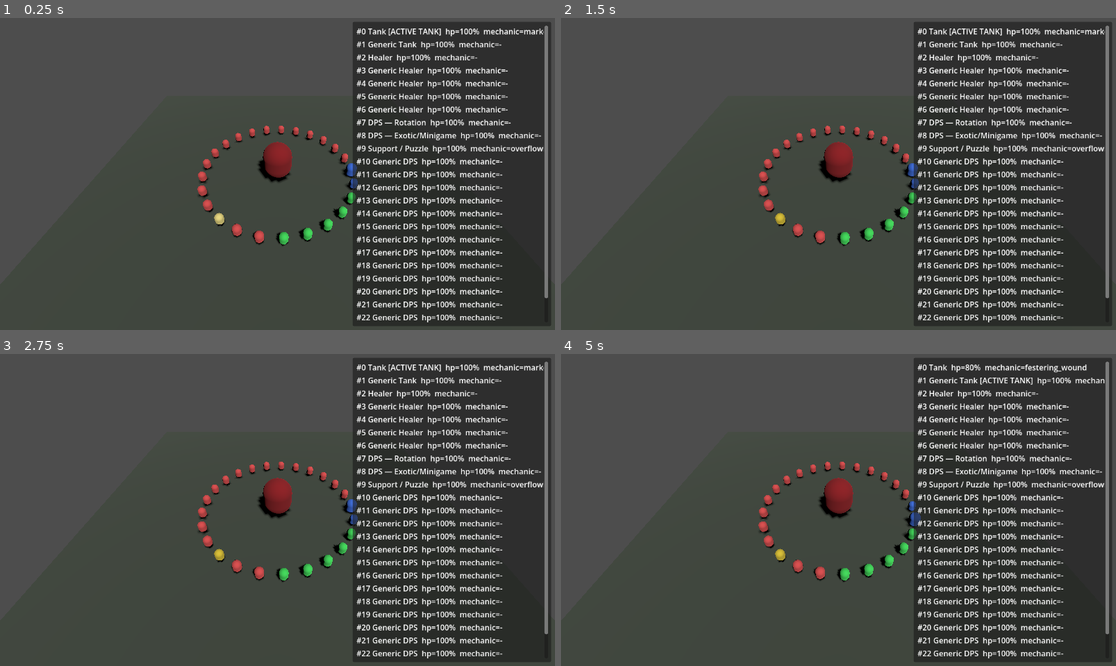
Above: before the commit, frames 1-4 (two rows, left to right).
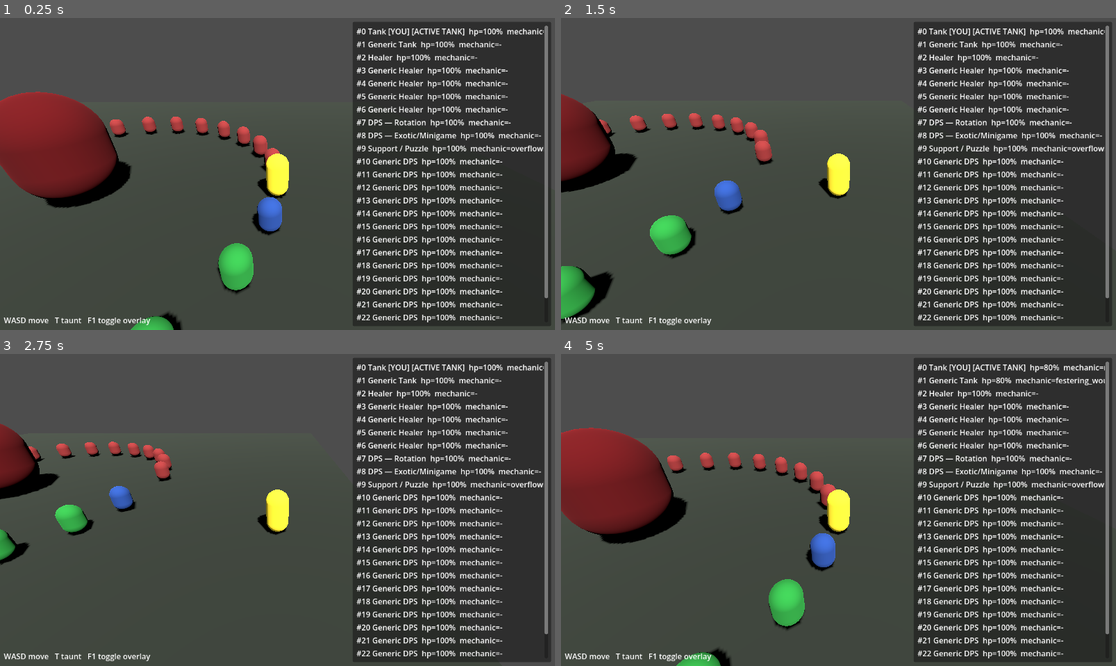
Above: after the commit, the same moments.

Repository: xleetsuperhax/raid_simulator
Game: Godot game, scene res://scenes/main.tscn
The game is run twice, just before and just after one commit, with the same random seed, the same clock (stepped at 60 frames per second) and the same inputs.
Inputs:
- Up to frame 1 (0.25 s): no input
- Up to frame 2 (1.5 s): tap Enter at 0.5 s; hold D 0.53-1.28 s; hold T 0.53-1.28 s; hold S from 1.28 s (still down); tap T at 1.35 s
- Up to frame 3 (2.75 s): release S at 2.03 s; hold D from 2.03 s (still down); hold T from 2.03 s (still down)
- Up to frame 4 (5 s): release D at 2.78 s; release T at 2.78 s; hold W 2.78-3.53 s; tap T at 2.85, 4.35 s; hold T 3.53-4.28 s; hold A from 3.53 s (still down)

The runs differ from the first frame. In frame 1, 12% of the frame differs, in the area x 0-98%, y 3-100%; in frame 2, 8.7%; in frame 3, 6.0%; in frame 4, 12%.

Commit message:
Make the Tank seat playable
Player controls: WASD move, T taunt (godot-project/scripts/player/).
The interesting part isn't the movement, it's that taunting now
genuinely decides the outcome — EncounterRuntime gains player_taunt()
and StackingSwapResolver stops auto-resolving marked_for_ruin's swap
once the off-tank is player-controlled (SeatState.is_player, set via
a new optional player_kit_id param on EncounterRuntime.setup()).
Reaching the stack threshold without the player acting is a genuine
mechanic failure now, not a scripted-certain AI success (design doc
§4's "player can wipe the raid through bad play," made real for the
first mechanic).

Verified headlessly with a focused scenario script (not committed):
never taunting fails repeatedly starting at the first threshold after
becoming off-tank; taunting once clears failures until the next swap
comes due. The existing headless dry-run (no player_kit_id passed)
is byte-for-byte unaffected — 202 decisions, 0 failures, unchanged.

Also: ArenaView now excludes the player's own seat from the static
ring (they get a real moved CharacterBody3D instead, starting at that
same ring slot), and the overlay marks the player's seat [YOU].

Co-Authored-By: Claude Sonnet 5 <noreply@anthropic.com>

Diff:
--- a/godot-project/project.godot
+++ b/godot-project/project.godot
@@ -8,12 +8,12 @@
 
 config_version=5
 
+[animation]
+
+compatibility/default_parent_skeleton_in_mesh_instance_3d=true
+
 [application]
 
 config/name="Raid Simulator"
 run/main_scene="res://scenes/main.tscn"
-config/features=PackedStringArray("4.3", "Forward Plus")
-
-[rendering]
-
-renderer/rendering_method="forward_plus"
+config/features=PackedStringArray("4.7", "Forward Plus")
--- a/godot-project/scenes/main.tscn
+++ b/godot-project/scenes/main.tscn
@@ -9,6 +9,9 @@
 
 [sub_resource type="StandardMaterial3D" id="StandardMaterial3D_ground"]
 albedo_color = Color(0.25, 0.28, 0.24, 1)
+
+[sub_resource type="BoxShape3D" id="BoxShape3D_ground"]
+size = Vector3(40, 0.2, 40)
 
 [sub_resource type="CapsuleMesh" id="CapsuleMesh_boss"]
 radius = 1.5
@@ -34,6 +37,12 @@
 mesh = SubResource("PlaneMesh_ground")
 surface_material_override/0 = SubResource("StandardMaterial3D_ground")
 
+[node name="GroundBody" type="StaticBody3D" parent="."]
+
+[node name="CollisionShape3D" type="CollisionShape3D" parent="GroundBody"]
+position = Vector3(0, -0.1, 0)
+shape = SubResource("BoxShape3D_ground")
+
 [node name="BossMarker" type="MeshInstance3D" parent="."]
 position = Vector3(0, 2, 0)
 mesh = SubResource("CapsuleMesh_boss")
@@ -45,3 +54,12 @@
 [node name="UI" type="CanvasLayer" parent="."]
 
 [node name="AgentOverlay" parent="UI" instance=ExtResource("2")]
+
+[node name="ControlsHint" type="Label" parent="UI"]
+anchor_top = 1.0
+anchor_bottom = 1.0
+offset_left = 8.0
+offset_top = -32.0
+offset_right = 300.0
+offset_bottom = -8.0
+text = "WASD move   T taunt   F1 toggle overlay"
--- /dev/null
+++ b/godot-project/scenes/player/player_character.tscn
@@ -0,0 +1,35 @@
+[gd_scene load_steps=5 format=3]
+
+[ext_resource type="Script" path="res://scripts/player/player_controller.gd" id="1"]
+
+[sub_resource type="CapsuleMesh" id="CapsuleMesh_player"]
+radius = 0.45
+height = 1.8
+
+[sub_resource type="StandardMaterial3D" id="StandardMaterial3D_player"]
+albedo_color = Color(0.95, 0.85, 0.2, 1)
+emission_enabled = true
+emission = Color(0.95, 0.85, 0.2, 1)
+emission_energy_multiplier = 0.5
+
+[sub_resource type="CapsuleShape3D" id="CapsuleShape3D_player"]
+radius = 0.45
+height = 1.8
+
+[node name="PlayerCharacter" type="CharacterBody3D"]
+script = ExtResource("1")
+
+[node name="Mesh" type="MeshInstance3D" parent="."]
+transform = Transform3D(1, 0, 0, 0, 1, 0, 0, 0, 1, 0, 0.9, 0)
+mesh = SubResource("CapsuleMesh_player")
+material_override = SubResource("StandardMaterial3D_player")
+
+[node name="CollisionShape3D" type="CollisionShape3D" parent="."]
+transform = Transform3D(1, 0, 0, 0, 1, 0, 0, 0, 1, 0, 0.9, 0)
+shape = SubResource("CapsuleShape3D_player")
+
+[node name="CameraPivot" type="Node3D" parent="."]
+
+[node name="Camera3D" type="Camera3D" parent="CameraPivot"]
+position = Vector3(0, 5, 7)
+rotation_degrees = Vector3(-30, 0, 0)
--- a/godot-project/scripts/main.gd
+++ b/godot-project/scripts/main.gd
@@ -1,22 +1,30 @@
 extends Node3D
 
 ## Minimal placeholder scene: runs boss-01's encounter runtime in real time,
-## purely so the arena view and agent overlay (F1) have something live to
-## display. No gameplay/kits/player input here yet — that's future scope.
+## with the player occupying the Tank seat. No kit selection UI yet — Tank is
+## hardcoded here as the only playable seat so far (DPS-Exotic next).
+
+const PlayerCharacterScene := preload("res://scenes/player/player_character.tscn")
 
 var runtime: EncounterRuntime
 
 func _ready() -> void:
 	var encounter: EncounterDefinition = load("res://resources/encounters/boss_01/boss_01.tres")
 	runtime = EncounterRuntime.new()
-	runtime.setup(encounter, "normal", 0)
+	runtime.setup(encounter, "normal", 0, "tank")
 
 	var overlay = $UI/AgentOverlay
 	overlay.bind(runtime)
 	overlay.visible = true
 
 	var arena: ArenaView = $ArenaView
-	arena.build(runtime)
+	arena.build(runtime, runtime.player_seat_index)
+
+	if runtime.player_seat_index >= 0:
+		var player: PlayerController = PlayerCharacterScene.instantiate()
+		add_child(player)
+		player.position = ArenaView.ring_position(runtime.player_seat_index, runtime.seats.size())
+		player.bind(runtime, runtime.player_seat_index)
 
 func _process(delta: float) -> void:
 	if runtime != null and not runtime.is_finished():
--- /dev/null
+++ b/godot-project/scripts/player/player_controller.gd
@@ -0,0 +1,47 @@
+class_name PlayerController
+extends CharacterBody3D
+
+## Tank v1 controls: WASD moves in world space (no camera-relative rotation —
+## the camera stays at a fixed offset behind the character, so world-space
+## and "forward" line up), T taunts. Raw key polling rather than an input
+## action map, matching the pattern already used for the overlay's F1 toggle.
+
+const MOVE_SPEED := 5.0
+const GRAVITY := 20.0
+
+var runtime = null  # EncounterRuntime; untyped to avoid a script cross-reference
+var seat_index: int = -1
+var _taunt_was_down := false
+
+@onready var camera: Camera3D = $CameraPivot/Camera3D
+
+func bind(rt, p_seat_index: int) -> void:
+	runtime = rt
+	seat_index = p_seat_index
+	camera.current = true
+
+func _physics_process(delta: float) -> void:
+	var input_dir := Vector3.ZERO
+	if Input.is_physical_key_pressed(KEY_W):
+		input_dir.z -= 1.0
+	if Input.is_physical_key_pressed(KEY_S):
+		input_dir.z += 1.0
+	if Input.is_physical_key_pressed(KEY_A):
+		input_dir.x -= 1.0
+	if Input.is_physical_key_pressed(KEY_D):
+		input_dir.x += 1.0
+	if input_dir.length() > 0.001:
+		input_dir = input_dir.normalized()
+
+	velocity.x = input_dir.x * MOVE_SPEED
+	velocity.z = input_dir.z * MOVE_SPEED
+	if is_on_floor():
+		velocity.y = 0.0
+	else:
+		velocity.y -= GRAVITY * delta
+	move_and_slide()
+
+	var taunt_down := Input.is_physical_key_pressed(KEY_T)
+	if taunt_down and not _taunt_was_down and runtime != null:
+		runtime.player_taunt(seat_index)
+	_taunt_was_down = taunt_down
--- a/godot-project/scripts/runtime/encounter_runtime.gd
+++ b/godot-project/scripts/runtime/encounter_runtime.gd
@@ -16,8 +16,14 @@
 var decision_log: DecisionLog
 var rng: RandomNumberGenerator
 var time: float = 0.0
-
-func setup(p_encounter: EncounterDefinition, tier_id: String = "", seed: int = 0) -> void:
+var player_seat_index: int = -1  # -1 means no seat is player-controlled (e.g. the headless dry-run)
+
+## player_kit_id, if non-empty, marks the seat holding that kit as player-
+## controlled (SeatState.is_player = true) instead of AI. Resolvers branch on
+## this — see StackingSwapResolver — everything else about that seat is
+## identical to an AI seat. Omitted entirely by the headless dry-run, so its
+## all-AI regression behavior is unchanged.
+func setup(p_encounter: EncounterDefinition, tier_id: String = "", seed: int = 0, player_kit_id: String = "") -> void:
 	encounter = p_encounter
 	rng = RandomNumberGenerator.new()
 	rng.seed = seed
@@ -26,10 +32,18 @@
 	last_instance = {}
 	timers = {}
 	time = 0.0
+	player_seat_index = -1
 
 	mechanics = _apply_tier(encounter, tier_id)
 	resolvers = _build_resolvers()
 	_build_seats()
+
+	if player_kit_id != "":
+		for seat in seats:
+			if seat.kit != null and seat.kit.id == player_kit_id:
+				seat.is_player = true
+				player_seat_index = seat.index
+				break
 
 	for m in mechanics:
 		if m.trigger.type != GameEnums.TriggerType.ON_MECHANIC_EVENT:
@@ -73,7 +87,57 @@
 	else:
 		failures.append({"time": time, "mechanic_id": mechanic.id, "consequence": mechanic.failure_consequence})
 		decision_log.log(time, -1, mechanic.id, "resolution_failed", "failed:%s" % mechanic.failure_consequence)
+		_apply_failure_effect(instance)
 	return ok
+
+## Called by the player's controller when they press Taunt. Only meaningful
+## for a player-controlled off-tank — StackingSwapResolver stops auto-resolving
+## the swap once the eligible off-tank is a player seat, so this is the only
+## way that swap happens; not taking it before the stack threshold is a
+## genuine failure (tank_lethal_spike), same as an AI off-tank failing to
+## exist would be.
+func player_taunt(seat_index: int) -> bool:
+	if seat_index < 0 or seat_index >= seats.size():
+		return false
+	var mechanic: MechanicDefinition = _find_mechanic_by_resolver_id("stacking_swap")
+	if mechanic == null:
+		return false
+	var seat: SeatState = seats[seat_index]
+	if seat.role_category != GameEnums.RoleCategory.TANK or seat.active_tank:
+		return false
+	var current_active: SeatState = get_active_tank()
+	if current_active == null:
+		return false
+
+	var stacks_at_swap: int = int(current_active.stacks.get(mechanic.id, 0))
+	current_active.active_tank = false
+	current_active.stacks[mechanic.id] = 0
+	seat.active_tank = true
+	seat.current_mechanic_id = mechanic.id
+
+	var instance := MechanicInstance.new(mechanic, time)
+	instance.data["outgoing_tank_seat_index"] = current_active.index
+	instance.data["stacks_at_swap"] = stacks_at_swap
+	last_instance[mechanic.id] = instance
+
+	decision_log.log(time, seat.index, mechanic.id, "player_taunt_swap", "resolved")
+	_fire_event(mechanic.id, "resolved")
+	return true
+
+func _find_mechanic_by_resolver_id(resolver_id: String) -> MechanicDefinition:
+	for m in mechanics:
+		if m.resolver_id == resolver_id:
+			return m
+	return null
+
+## No real damage model yet (no kits implemented) — a failed mechanic just
+## zeroes the affected seat's hp_fraction as a visible stand-in for "this went
+## badly," so failing to act is never silently invisible. See boss-01.md §6.
+func _apply_failure_effect(instance: MechanicInstance) -> void:
+	var seat_idx = instance.data.get("hit_seat_index", instance.data.get("target_seat_index", -1))
+	if seat_idx == null or int(seat_idx) < 0:
+		return
+	seats[int(seat_idx)].hp_fraction = 0.0
 
 func select_responders(responder: ResponderDefinition) -> Array:
 	var pool: Array = []
--- a/godot-project/scripts/runtime/resolvers/stacking_swap_resolver.gd
+++ b/godot-project/scripts/runtime/resolvers/stacking_swap_resolver.gd
@@ -2,8 +2,12 @@
 extends MechanicResolver
 
 ## resolver_id "stacking_swap" — e.g. marked_for_ruin. Stacks build on the
-## current active-role responder (the active tank); the AI off-responder
-## swaps in one hit before the stack threshold would be reached.
+## current active-role responder (the active tank); the off-responder swaps
+## in one hit before the stack threshold would be reached. If the off-tank is
+## player-controlled, this resolver does NOT auto-swap them — it only checks
+## whether EncounterRuntime.player_taunt() already happened. Design doc §4:
+## AI-controlled responders always resolve correctly; player-controlled ones
+## depend on real input.
 
 func on_trigger(mechanic: MechanicDefinition, runtime) -> MechanicInstance:
 	var instance := MechanicInstance.new(mechanic, runtime.time)
@@ -43,6 +47,13 @@
 		instance.data["chain_event"] = false
 		return false
 
+	if off_tank.is_player:
+		# Nothing to auto-resolve — the player must call player_taunt()
+		# themselves. Not doing so before the next hit is a real failure,
+		# handled by the `stacks >= threshold` branch above on that hit.
+		instance.data["chain_event"] = false
+		return true
+
 	instance.data["outgoing_tank_seat_index"] = active_tank.index
 	instance.data["stacks_at_swap"] = stacks
 	active_tank.active_tank = false
--- a/godot-project/scripts/ui/agent_overlay.gd
+++ b/godot-project/scripts/ui/agent_overlay.gd
@@ -28,7 +28,11 @@
 		child.queue_free()
 	for seat in runtime.seats:
 		var label := Label.new()
-		var marker := " [ACTIVE TANK]" if seat.active_tank else ""
+		var marker := ""
+		if seat.is_player:
+			marker += " [YOU]"
+		if seat.active_tank:
+			marker += " [ACTIVE TANK]"
 		var kit_name: String = seat.kit.display_name if seat.kit != null else "?"
 		var mechanic_name: String = seat.current_mechanic_id if seat.current_mechanic_id != "" else "-"
 		label.text = "#%d %s%s  hp=%d%%  mechanic=%s" % [
--- a/godot-project/scripts/visual/arena_view.gd
+++ b/godot-project/scripts/visual/arena_view.gd
@@ -1,12 +1,14 @@
 class_name ArenaView
 extends Node3D
 
-## Minimal visual read-out of an EncounterRuntime: one capsule per seat,
+## Minimal visual read-out of an EncounterRuntime: one capsule per AI seat,
 ## arranged in a ring around the boss marker, color-coded by role, with the
 ## active tank's capsule scaled up and a brief flash on whichever seat a
 ## decision was just logged for. No positions/movement/animation beyond
 ## that — v1 shouldn't invest in visual fidelity before the base loop works
-## (CLAUDE.md).
+## (CLAUDE.md). The player's own seat (if any) is excluded from the ring —
+## they're represented by a real, player-moved PlayerCharacter instead (see
+## scripts/main.gd), starting at the same ring slot this would have used.
 
 const RING_RADIUS := 8.0
 const SEAT_RADIUS := 0.4
@@ -22,7 +24,13 @@
 var _seat_meshes: Dictionary = {}  # seat index -> MeshInstance3D
 var _seat_materials: Dictionary = {}  # seat index -> StandardMaterial3D
 
-func build(rt) -> void:
+## Shared with scripts/main.gd so the player's starting position matches
+## exactly where their ring slot would otherwise have been drawn.
+static func ring_position(seat_index: int, seat_count: int) -> Vector3:
+	var angle := TAU * float(seat_index) / float(max(seat_count, 1))
+	return Vector3(cos(angle) * RING_RADIUS, SEAT_RADIUS * 1.5, sin(angle) * RING_RADIUS)
+
+func build(rt, exclude_seat_index: int = -1) -> void:
 	runtime = rt
 	for child in get_children():
 		child.queue_free()
@@ -31,6 +39,9 @@
 
 	var count: int = runtime.seats.size()
 	for seat in runtime.seats:
+		if seat.index == exclude_seat_index:
+			continue
+
 		var capsule := CapsuleMesh.new()
 		capsule.radius = SEAT_RADIUS
 		capsule.height = SEAT_RADIUS * 3.0
@@ -41,9 +52,7 @@
 		var mesh_instance := MeshInstance3D.new()
 		mesh_instance.mesh = capsule
 		mesh_instance.material_override = material
-
-		var angle := TAU * float(seat.index) / float(max(count, 1))
-		mesh_instance.position = Vector3(cos(angle) * RING_RADIUS, capsule.height * 0.5, sin(angle) * RING_RADIUS)
+		mesh_instance.position = ring_position(seat.index, count)
 
 		add_child(mesh_instance)
 		_seat_meshes[seat.index] = mesh_instance
Not shown: 1 places in godot-project/scenes/main.tscn that only renumber resources
Not shown, added: godot-project/scripts/player/player_controller.gd.uid
Not shown, changed: README.md
Not shown, changed: docs/architecture/encounter-data-schema.md
